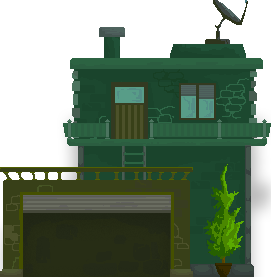
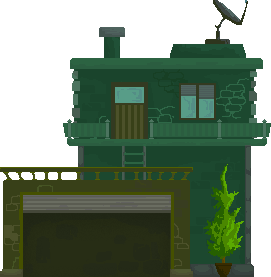
Before/after of a 271×277 layered artwork. What changed in the layer stack:
pixels changed over [0, 77, 271, 277] (layer not identified)
